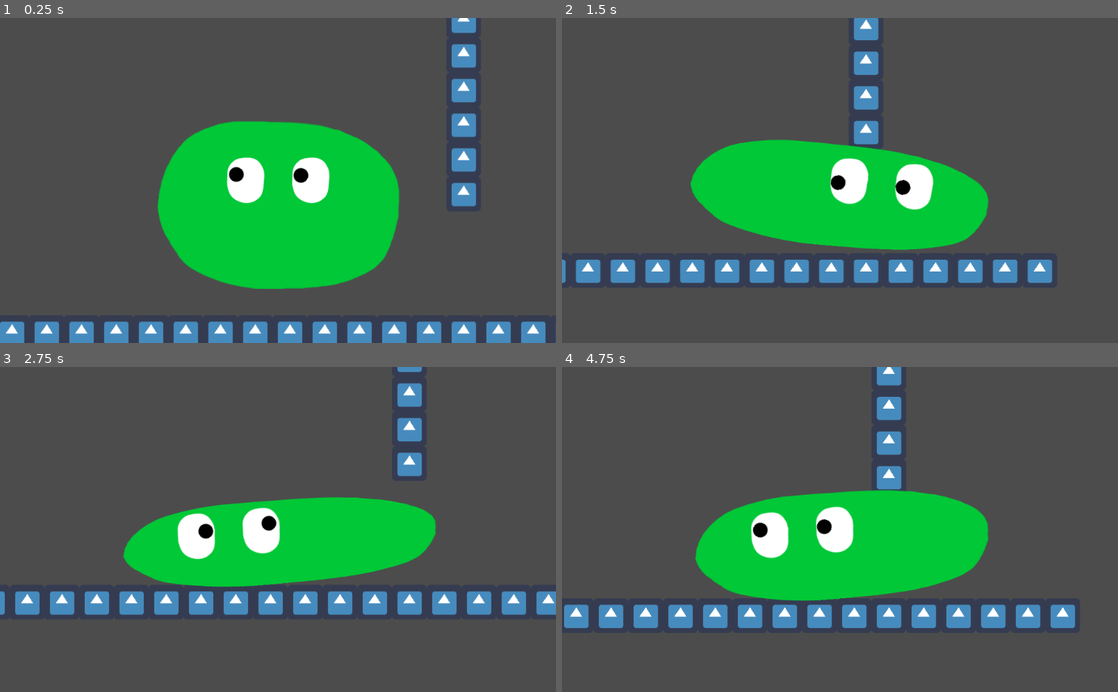
Above: before the commit, frames 1-4 (two rows, left to right).
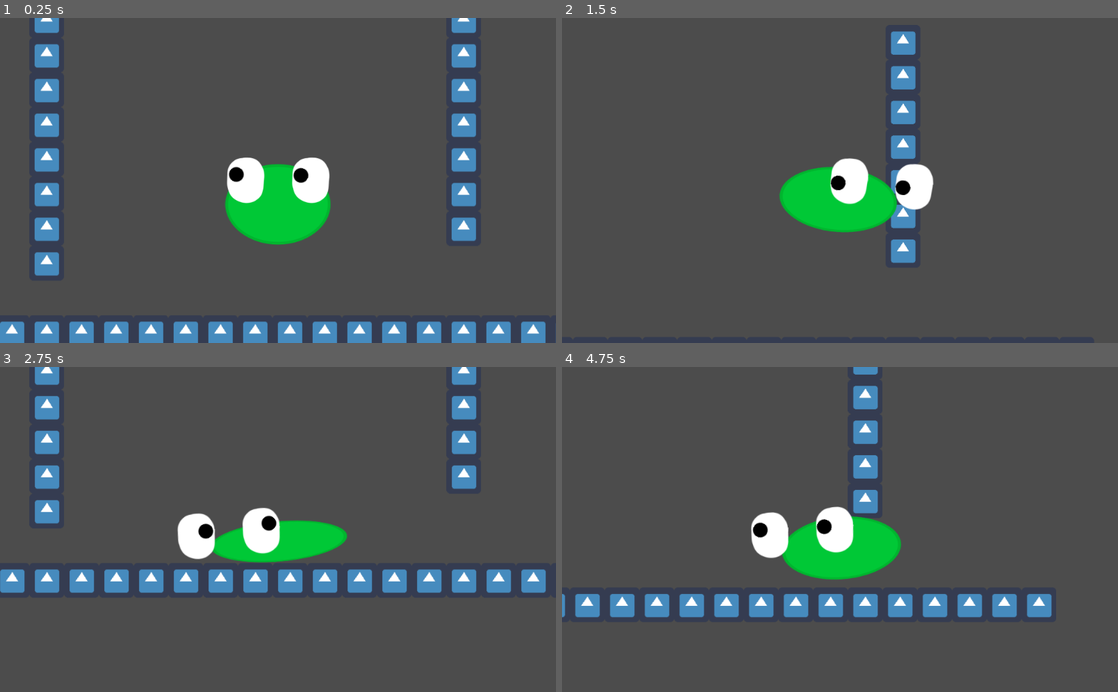
Above: after the commit, the same moments.

Repository: mariothedog/Shifty-Slime
Game: Godot game, scene res://Levels/Level0.tscn
Same seed, same stepped clock (60 frames per second), same inputs: the game is played once before the commit and once after it. The engine's default icon, where the game draws it, is replaced by a stand-in: a white triangle on a blue panel in a dark square.
Inputs (mouse positions are in pixels of both pictures, inside the frame that each line leads up to):
- Up to frame 1 (0.25 s): no input
- Up to frame 2 (1.5 s): move the mouse to (962, 164) at 0.52 s; hold S (shrink) 0.53-1.28 s; hold D (move_right) from 0.53 s (still down); tap Space (jump) at 0.77 s; move the mouse to (728, 196) at 1.27 s; tap S (shrink) at 1.35 s
- Up to frame 3 (2.75 s): tap Space (jump) at 1.52 s; move the mouse to (333, 458) at 2.02 s; release D (move_right) at 2.03 s; hold A (move_left) from 2.03 s (still down); hold S (shrink) from 2.03 s (still down)
- Up to frame 4 (4.75 s): move the mouse to (812, 594) at 2.77 s; release A (move_left) at 2.78 s; release S (shrink) at 2.78 s; hold D (move_right) 2.78-4.28 s; tap S (shrink) at 2.85, 4.35 s; tap Space (jump) at 3.02, 3.77, 4.52 s; move the mouse to (1006, 578) at 3.52 s; hold S (shrink) 3.53-4.28 s; move the mouse to (673, 480) at 4.27 s; hold A (move_left) from 4.28 s (still down)

The runs differ from the first frame. In frame 1, 17% of the frame differs, in the area x 6-86%, y 0-84%; in frame 2, 17%; in frame 3, 22%, in the area x 0-100%, y 0-77%; in frame 4, 20%.

Commit message:
Made the player smaller and replaced the placeholder sprite (eyes not finalised)

Diff:
--- a/Levels/Level0.tscn
+++ b/Levels/Level0.tscn
@@ -39,4 +39,4 @@
 ]]
 tile_set = SubResource( 2 )
 format = 1
-tile_data = PoolIntArray( -65520, 0, 0, 16, 0, 0, 65552, 0, 0, 131088, 0, 0, 196624, 0, 0, 262160, 0, 0, 524291, 0, 0, 524292, 0, 0, 524 …(193 unchanged characters)…
+tile_data = PoolIntArray( -65532, 0, 0, -65520, 0, 0, 4, 0, 0, 16, 0, 0, 65540, 0, 0, 65552, 0, 0, 131076, 0, 0, 131088, 0, 0, 196612, 0, 0, 196624, 0, 0, 262148, 0, 0, 262160, 0, 0, 327684, 0, 0, 327696, 0, 0, 393220, 0, 0, 524291, 0, 0, 524292, 0, 0, 524 …(193 unchanged characters)…
--- a/Player/Player.gd
+++ b/Player/Player.gd
@@ -84,7 +84,7 @@
 			$"Top Area2D/CollisionPolygon2D".polygon[i].x = original_polygon_top[i].x * $Sprite.scale.x
 			$"Top Area2D/CollisionPolygon2D".polygon[i].y = original_polygon_top[i].y * $Sprite.scale.y
 
-		$"Top Area2D".position = Vector2(0, -300) * $Sprite.scale
+		$"Top Area2D".position = Vector2(0, -225) * $Sprite.scale
 
 func movement(delta):
 	velocity.y += GRAVITY * delta
--- a/Player/Player.tscn
+++ b/Player/Player.tscn
@@ -19,13 +19,13 @@
 
 [node name="CollisionPolygon2D" type="CollisionPolygon2D" parent="."]
 position = Vector2( 0, -156 )
-polygon = PoolVector2Array( 35.5252, -138.485, 91.9929, -129.758, 139.22, -113.331, 184.252, -84.7174, 204.16, -42.0573, 208.71, 1.17154, 207.004, 33.0244, 185.958, 83.6476, 163.775, 108.106, 121.115, 129.72, 60.141, 144.35, -12.194, 148.531, -84.1107, 142.259, -146.411, 115.917, -182.056, 80.2348, -207.083, 41.5564, -212.202, 6.85956, -205.746, -43.5168, -186.752, -81.5042, -163.138, -109.738, -131.311, -122.572, -87.677, -131.812, -14.7824, -141.052 )
+polygon = PoolVector2Array( 26.5093, -58.4288, 54.3275, -44.9992, 74.063, -21.3812, 78.5925, 7.41331, 63.3864, 37.1784, 33.3727, 54.1901, -2.291, 60.1494, -39.4772, 52.5719, -68.2919, 33.6196, -82.2039, 1.26617, -67.8494, -33.8402, -36.9091, -54.0581, -7.79108, -59.8818 )
 
 [node name="Top Area2D" type="Area2D" parent="."]
-position = Vector2( 0, -300 )
+position = Vector2( 0, -225 )
 
 [node name="CollisionPolygon2D" type="CollisionPolygon2D" parent="Top Area2D"]
-polygon = PoolVector2Array( -153.499, 11.0312, -136.028, 2.94287, -116.293, -4.82196, -94.9395, -9.02789, -71.3215, -11.6162, -48.9977, -11.6162, -21.1738, -12.2632, 5.0325, -11.2926, 38.68, -10.9691, 79.4453, -6.11609, 113.093, 3.5899, 138.791, 14.1088, 165.128, 30.0927 )
+polygon = PoolVector2Array( -61.0623, 16.7726, -43.2528, 7.52136, -20.0662, 0.459991, 3.97335, -1.6864, 31.8764, 2.60638, 48.8329, 8.61629, 70.7261, 19.7775 )
 
 [node name="Eyes" type="Node2D" parent="."]
 position = Vector2( 0, -200 )
Binary file changed: Player/Art/Player.png
Not shown, added: Player/Art/Player.png~
